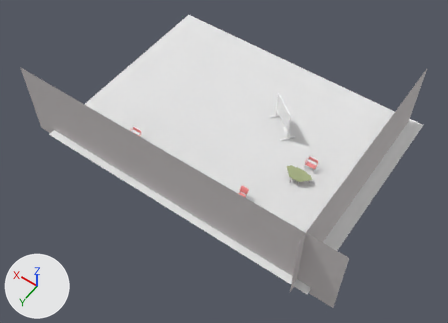
Renders of the Blender file data/morse/morse_default.blend from each side of a commit.
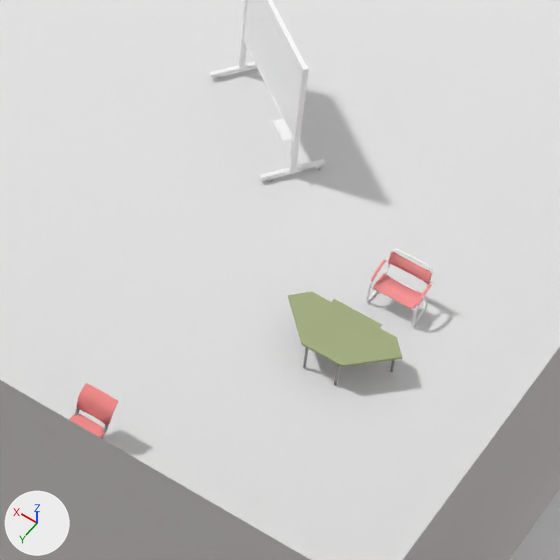
Old and new are each drawn whole from a camera (50 mm lens) standing at (-28.8, 39.6, 61.9) and looking at (-1.2, 0.8, 1.1) and again close up on the part from 50% to 77% of the width and 31% to 70% of the height. The lights are fixed; the arrows at lower left show +X, +Y and +Z.

Names of what the first close-up shows: 'Desk_2', 'Ground', 'Plane', 'Plane.001', 'Rolling_Chair', 'red_heat.001', 'whiteboard'.
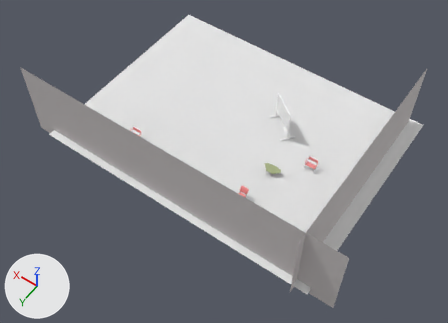
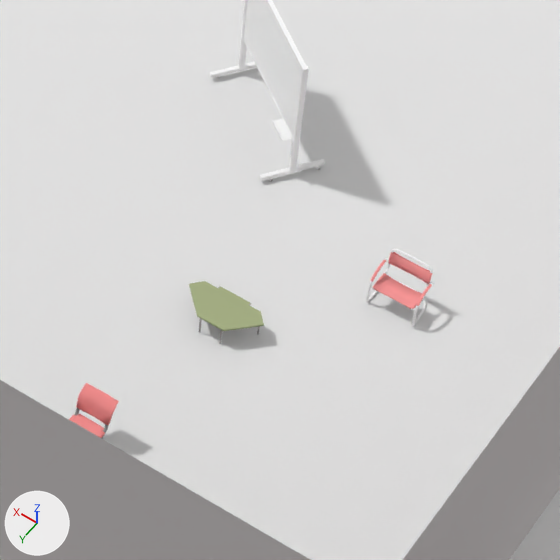
The newer file is also rescaled (x0.675) as a whole; pictures and numbers use the older file's frame.

Scene script edits in JSON lines:
```json
{"block": "me_circle_002", "where": "me_circle_002.from_pydata(...)  # 438 vertices, 442 faces; spans x -29.0..29.0, y -15.4..15.4, z -8.6..8.6"}
{"block": "me_circle_002", "where": "# used by ob_desk_2; location = (-9.67, -2.86, 0.55); scale = (-0.0623, -0.0623, -0.0623)"}
{"block": "me_circle_002", "change": "me_circle_002 part 1: the loose piece of 81 vertices spanning x 17.8..24.7, y -1.2..6.8, z -7.0..8.6 is multiplied about the mesh origin by the matrix ((-0.042, 0.0, 0.0), (0.0, -0.042, 0.0), (0.0, 0.0, -0.042))"}
{"block": "me_circle_002", "change": "me_circle_002 part 2: the loose piece of 18 vertices spanning x -29.0..29.0, y -15.4..11.3, z -8.6..-7.1 is turned 180 degrees about the z axis through its middle and scaled by 0.042, then moved by (0.0, 2.2, 8.2)"}
{"block": "me_circle_002", "change": "me_circle_002 part 3: the loose piece of 81 vertices spanning x -13.7..-7.3, y -15.0..-6.7, z -7.1..8.5 is multiplied about the mesh origin by the matrix ((-0.042, 0.0, 0.0), (0.0, -0.042, 0.0), (0.0, 0.0, -0.042))"}
{"block": "me_circle_002", "change": "me_circle_002 part 4: the loose piece of 81 vertices spanning x 7.2..14.0, y -15.0..-6.8, z -7.1..8.5 is multiplied about the mesh origin by the matrix ((-0.042, 0.0, 0.0), (0.0, -0.042, 0.0), (0.0, 0.0, -0.042))"}
{"block": "me_circle_002", "change": "me_circle_002 part 5: the loose piece of 48 vertices spanning x -12.4..12.1, y -1.5..15.4, z -5.9..-5.4 is turned 180 degrees about the z axis through its middle and scaled by 0.042, then moved by (0.1, -7.3, 5.9)"}
{"op": "set", "path": "ob_desk_2.scale", "old": "(-0.0623, -0.0623, -0.0623)", "new": "(1.0, 1.0, 1.0)"}
{"op": "set", "path": "ob_desk_2.location", "old": "(-9.67, -2.86, 0.55)", "new": "(-6.53, -1.93, 0.37)"}
```

Where the change shows, as pixel boxes (x1, y1, x2, y2) in the close-ups (560 x 560 px; the box of a moved part takes in the faces that stretch with it):
```json
{"object": "Desk_2", "change": "reshaped, moved, rescaled", "before": [288, 291, 402, 385], "after": [189, 281, 264, 344], "on screen": "34% narrower, 33% shorter"}
{"part": 1, "of": "me_circle_002", "change": "moved or reshaped", "before": [390, 360, 395, 372], "after": [257, 326, 260, 335]}
{"part": 2, "of": "me_circle_002", "change": "moved or reshaped", "before": [288, 291, 402, 367], "after": [189, 281, 264, 331]}
{"part": 3, "of": "me_circle_002", "change": "moved or reshaped", "before": [303, 348, 308, 368], "after": [199, 318, 202, 332]}
{"part": 4, "of": "me_circle_002", "change": "moved or reshaped", "before": [334, 365, 340, 385], "after": [219, 330, 222, 344]}
{"part": 5, "of": "me_circle_002", "change": "moved or reshaped", "before": [332, 299, 382, 328], "after": [218, 286, 252, 305]}
```
